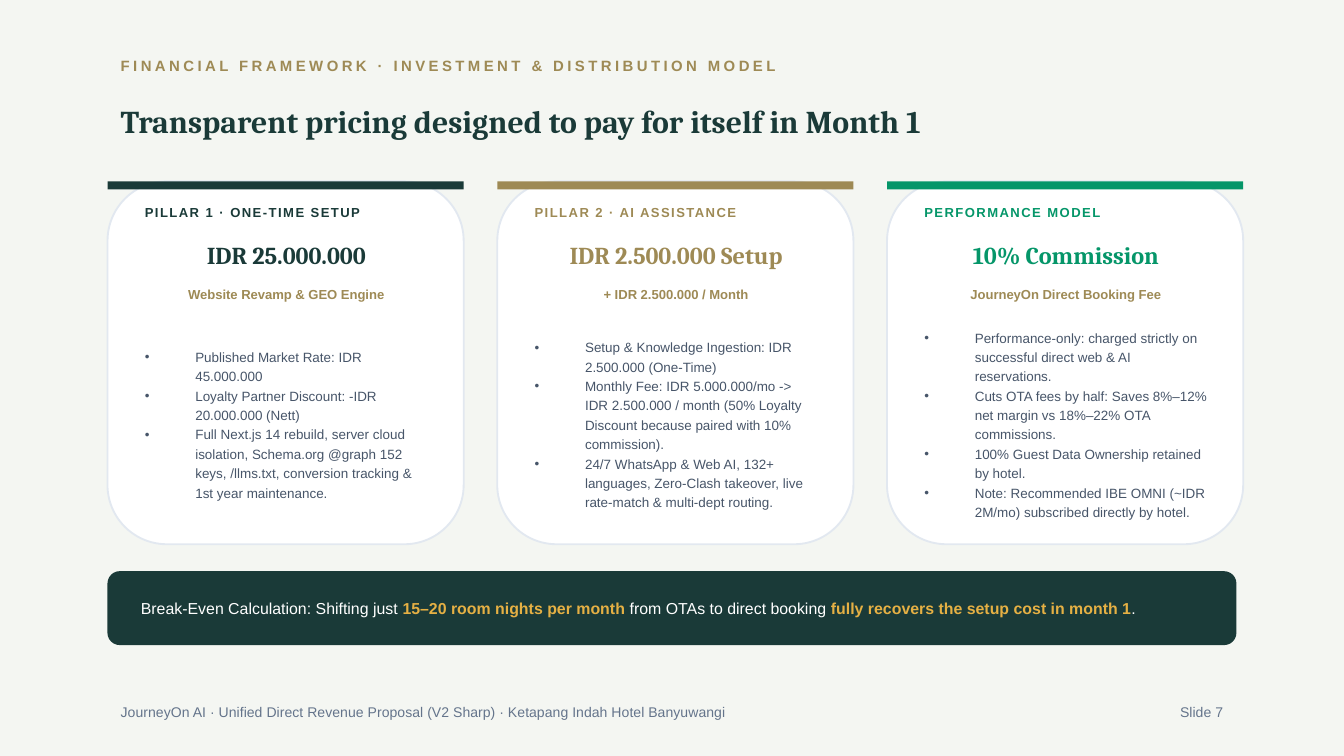
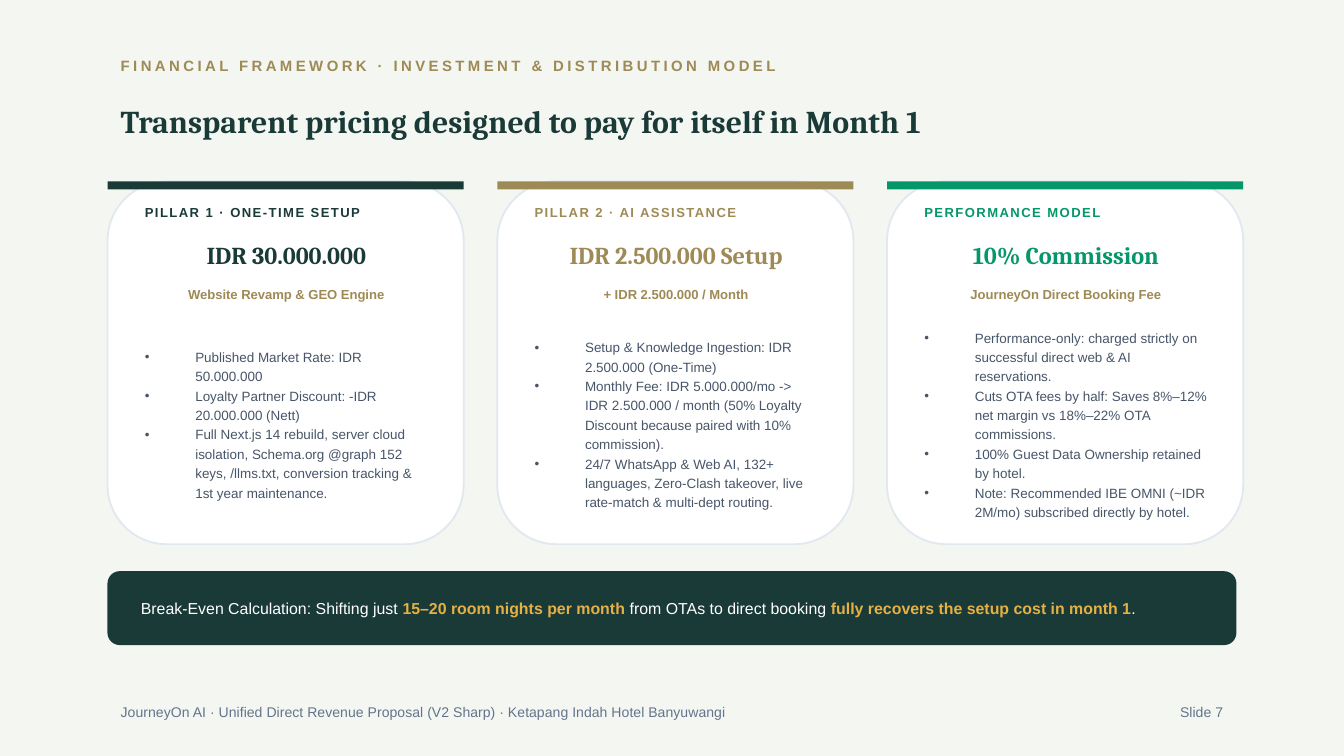
Before and after one commit to arbuuuud/ketapangweb, a slide deck: slide 7 of PITCH_DECK_KETAPANG_INDAH_V2.pptx. Drawn at 1344x756 pixels with LibreOffice and Linux fonts; fonts in the diff are those of the drawing. Boxes give left, top, right and bottom in pixels: in the first picture for what was removed or moved away, otherwise in the second. Text is boxed around its words. In the diff, an @@ line names an element or a change of style, - is before the commit and + after.

```diff
--- a/PITCH_DECK_KETAPANG_INDAH_V2.pptx
+++ b/PITCH_DECK_KETAPANG_INDAH_V2.pptx
@@ text at (207,247,366,264): text changed @@
-IDR 25.000.000
+IDR 30.000.000
@@ text at (195,352,362,381): text changed @@
-• Published Market Rate: IDR 45.000.000
+• Published Market Rate: IDR 50.000.000
```
Also in this commit, not shown: 4 other files.
